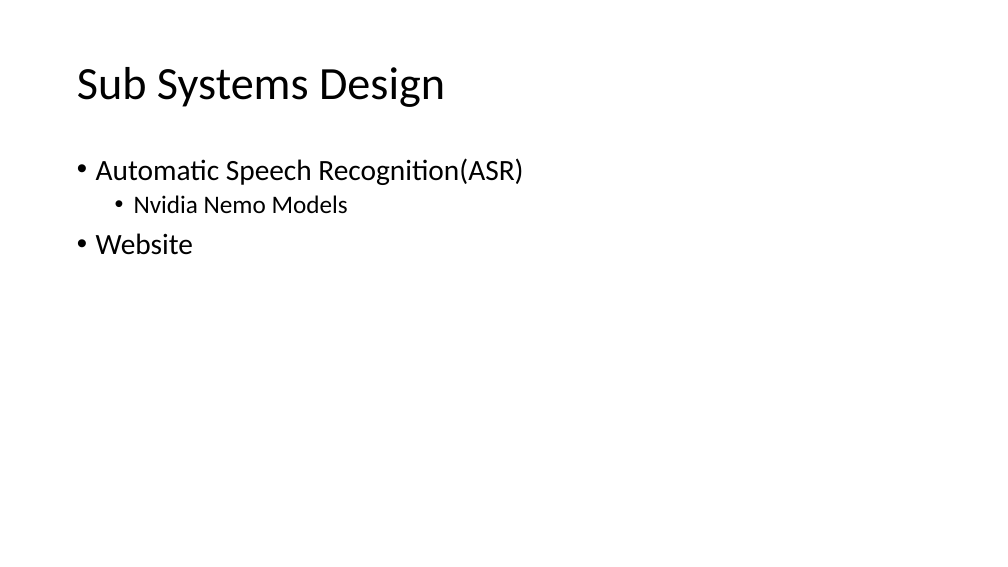
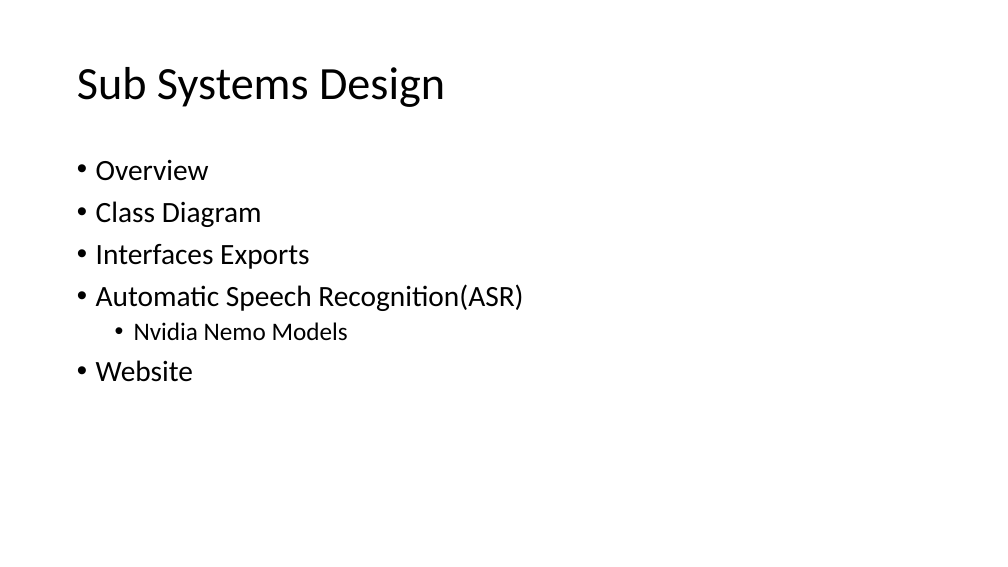
Before and after one commit to Burnetb8/Senior-Capstone, a slide deck: slide 5 of Documentation/Sprint 1 Pres.pptx. Drawn at 1008x567 pixels with LibreOffice and Linux fonts; fonts in the diff are those of the drawing. Boxes give left, top, right and bottom in pixels: in the first picture for what was removed or moved away, otherwise in the second. Text is boxed around its words. In the diff, an @@ line names an element or a change of style, - is before the commit and + after.

```diff
--- a/Documentation/Sprint 1 Pres.pptx
+++ b/Documentation/Sprint 1 Pres.pptx
@@ text at [96, 159, 309, 269]: paragraphs added @@
+• Overview
+• Class Diagram
+• Interfaces Exports
```
Also in this commit, not shown: 3 other slides changed, 1 slide added, 1 slide removed.
